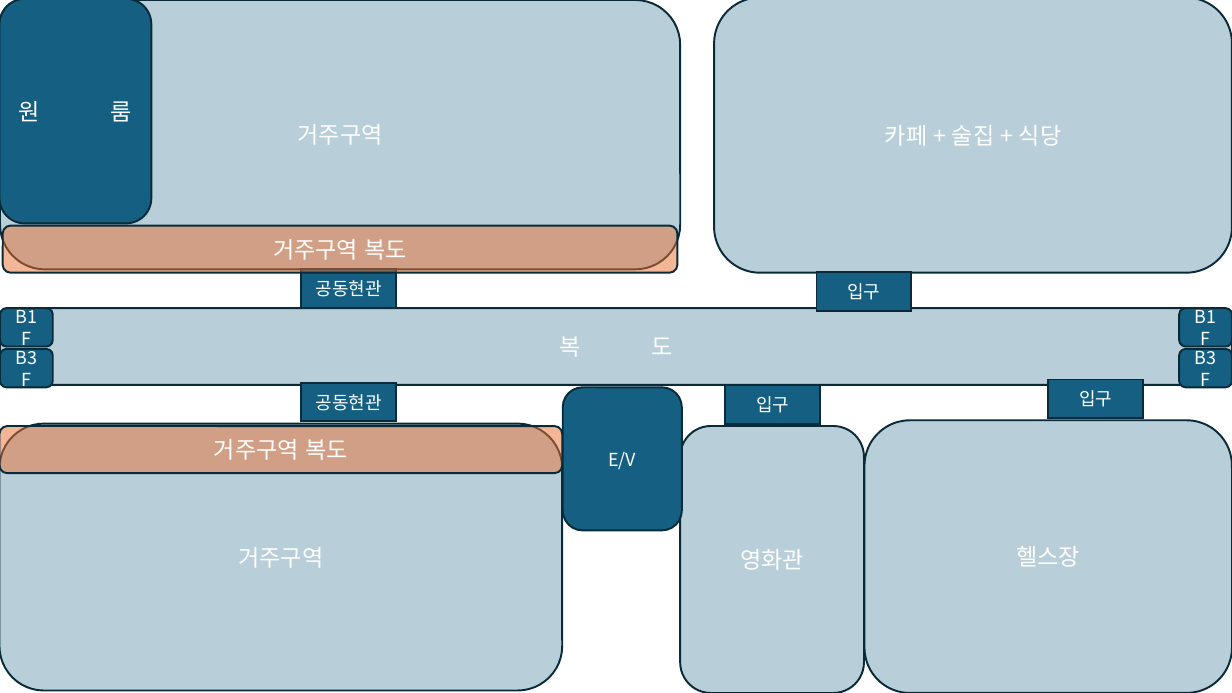
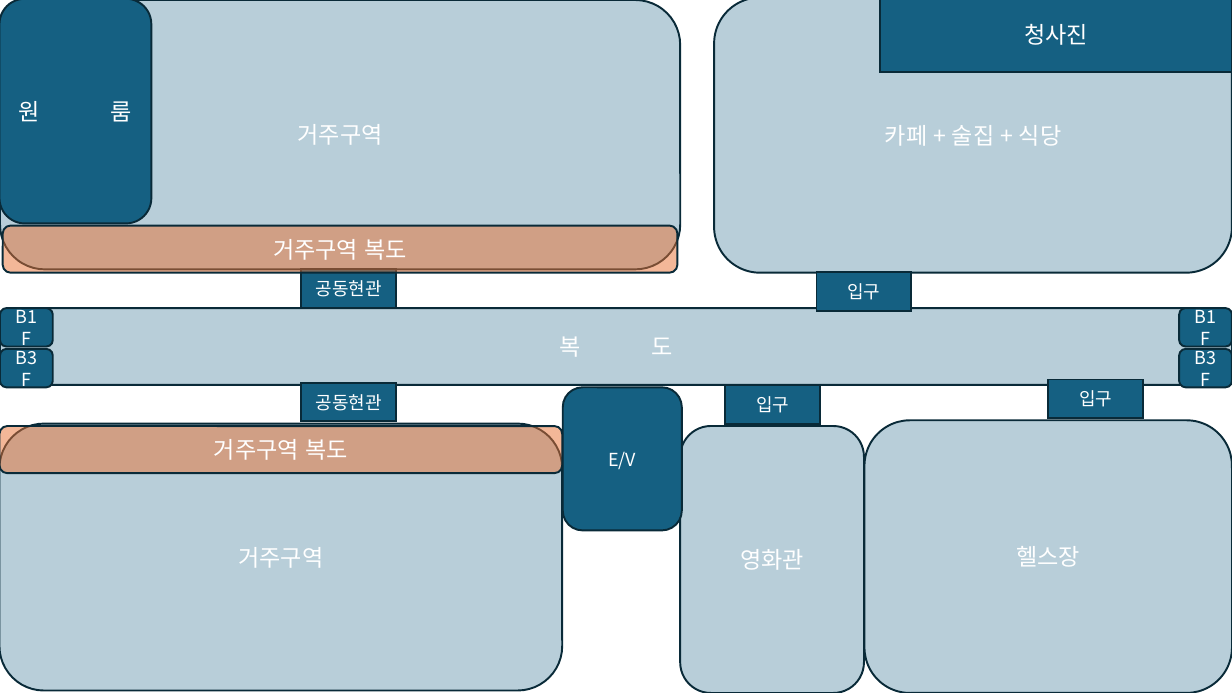
Before and after one commit to torauma06/HideAndSeek, a slide deck: slide 1 of 맵자료(청사진,이동동선,기믹요소).pptx. Drawn at 1232x693 pixels with LibreOffice and Linux fonts; fonts in the diff are those of the drawing. Boxes give left, top, right and bottom in pixels: in the first picture for what was removed or moved away, otherwise in the second. Text is boxed around its words. In the diff, an @@ line names an element or a change of style, - is before the commit and + after.

```diff
--- a/맵자료(청사진,이동동선,기믹요소).pptx
+++ b/맵자료(청사진,이동동선,기믹요소).pptx
@@ rectangle added at <box>881,0,1232,72</box>, fill #156082, outline #092A39 1.5 pt, 18 pt, text #FFFFFF @@
+청사진
```
Also in this commit, not shown: 2 other slides changed.
